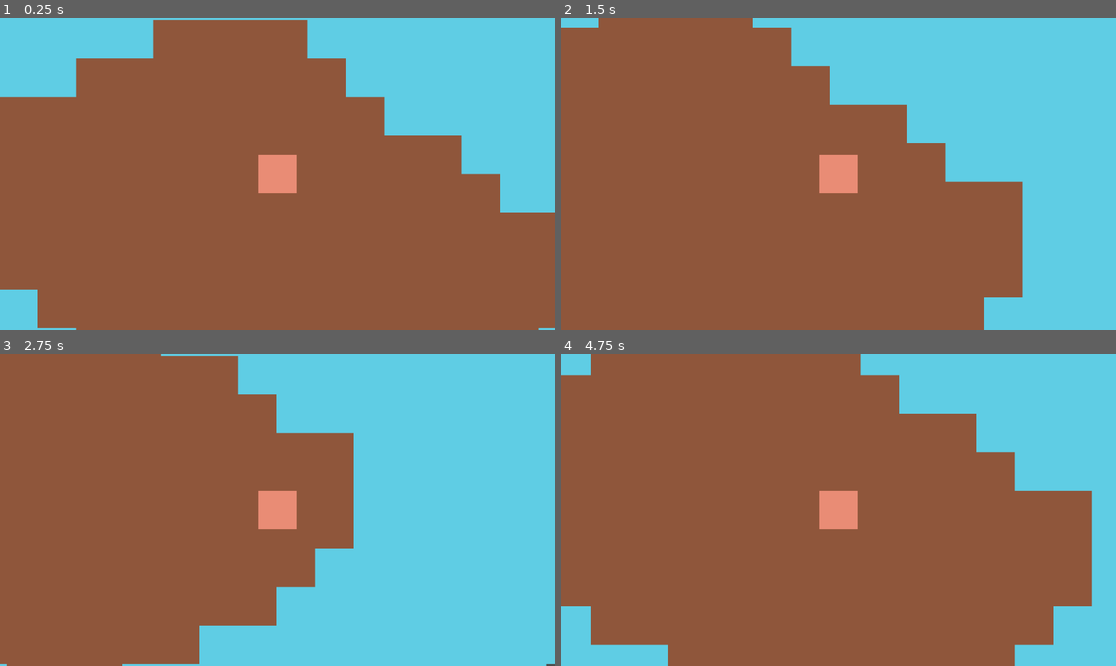
Above: before the commit, frames 1-4 (two rows, left to right).
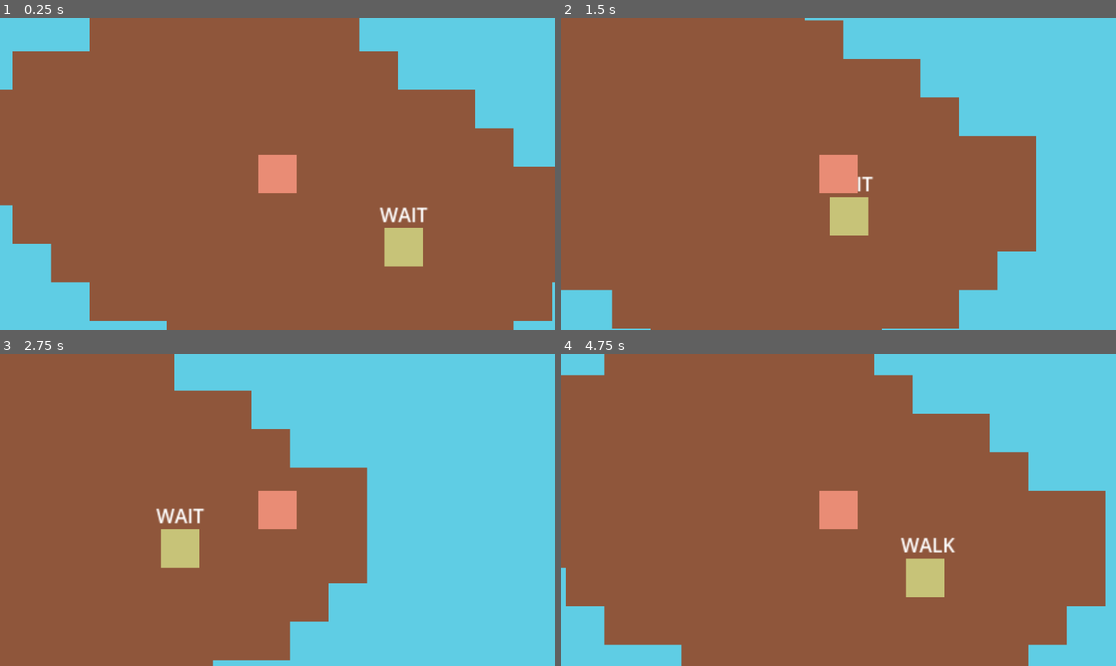
Above: after the commit, the same moments.

Repository: gentifa576/IslandSurvival
Game: Godot game, scene res://game_scene.tscn
The game is run twice, just before and just after one commit, with the same random seed, the same clock (stepped at 60 frames per second) and the same inputs.
Inputs:
- Up to frame 1 (0.25 s): no input
- Up to frame 2 (1.5 s): tap Enter at 0.5 s; hold Right (ui_right) 0.53-1.28 s; tap Space (Interact) at 0.6, 1.35 s; hold Down (ui_down) from 1.28 s (still down)
- Up to frame 3 (2.75 s): release Down (ui_down) at 2.03 s; hold Right (ui_right) from 2.03 s (still down); tap Space (Interact) at 2.1 s
- Up to frame 4 (4.75 s): release Right (ui_right) at 2.78 s; hold Up (ui_up) 2.78-3.53 s; tap Space (Interact) at 2.85, 3.5, 3.6, 4.35 s; hold Left (ui_left) from 3.53 s (still down)

The runs differ from the first frame. In frame 1, 16% of the frame differs, in the area x 0-100%, y 0-100%; in frame 2, 12%; in frame 3, 9.1%; in frame 4, 4.4%.

Commit message:
Add NPC movement

Diff:
--- /dev/null
+++ b/Scenes/Label.gd
@@ -0,0 +1,12 @@
+extends Label
+
+
+# Called when the node enters the scene tree for the first time.
+func _ready():
+	pass # Replace with function body.
+
+
+# Called every frame. 'delta' is the elapsed time since the previous frame.
+func _process(delta):
+	text = BaseState.States.keys()[get_parent().current_state]
+	pass
--- /dev/null
+++ b/Scenes/States/waiting_state.tscn
@@ -0,0 +1,11 @@
+[gd_scene load_steps=2 format=3 uid="uid://4uqt0uve0510"]
+
+[ext_resource type="Script" path="res://Scripts/waiting_state.gd" id="1_a03lk"]
+
+[node name="WaitingState" type="Node2D"]
+script = ExtResource("1_a03lk")
+
+[node name="Timer" type="Timer" parent="."]
+one_shot = true
+
+[connection signal="timeout" from="Timer" to="." method="_on_timer_timeout"]
--- /dev/null
+++ b/Scenes/States/walking_state.tscn
@@ -0,0 +1,7 @@
+[gd_scene load_steps=2 format=3 uid="uid://cb12vcailxu58"]
+
+[ext_resource type="Script" path="res://Scripts/walking_state.gd" id="1_5b7bf"]
+
+[node name="WalkingState" type="Node2D"]
+script = ExtResource("1_5b7bf")
+state = 1
--- /dev/null
+++ b/Scenes/auto_movement_component.tscn
@@ -0,0 +1,6 @@
+[gd_scene load_steps=2 format=3 uid="uid://cnq1ux88qs10x"]
+
+[ext_resource type="Script" path="res://Scripts/auto_movement_component.gd" id="1_84qcd"]
+
+[node name="AutoMovementComponent" type="Node2D"]
+script = ExtResource("1_84qcd")
--- a/Scenes/character.tscn
+++ b/Scenes/character.tscn
@@ -1,6 +1,7 @@
-[gd_scene load_steps=4 format=3 uid="uid://p31u03vhrb68"]
+[gd_scene load_steps=5 format=3 uid="uid://cdvrudju6oo3f"]
 
 [ext_resource type="Script" path="res://Scripts/character.gd" id="1_ifbs8"]
+[ext_resource type="PackedScene" uid="uid://byn5bedg051p" path="res://Scenes/state_manager.tscn" id="2_bdrbm"]
 
 [sub_resource type="StyleBoxEmpty" id="StyleBoxEmpty_l8702"]
 
@@ -8,6 +9,7 @@
 size = Vector2(32, 32)
 
 [node name="Character" type="CharacterBody2D"]
+floor_snap_length = 2.0
 script = ExtResource("1_ifbs8")
 
 [node name="CharacterSprite" type="PanelContainer" parent="."]
@@ -22,10 +24,9 @@
 layout_mode = 2
 color = Color(0.913725, 0.54902, 0.458824, 1)
 
-[node name="Camera2D" type="Camera2D" parent="."]
-zoom = Vector2(2.5, 2.5)
-
 [node name="CollisionShape2D" type="CollisionShape2D" parent="."]
 shape = SubResource("RectangleShape2D_eat3p")
 
 [node name="ComponentContainer" type="Node2D" parent="."]
+
+[node name="StateManager" parent="." instance=ExtResource("2_bdrbm")]
--- /dev/null
+++ b/Scenes/npc.tscn
@@ -0,0 +1,26 @@
+[gd_scene load_steps=6 format=3 uid="uid://ccd3mw18sl3ym"]
+
+[ext_resource type="PackedScene" uid="uid://cdvrudju6oo3f" path="res://Scenes/character.tscn" id="1_foj0a"]
+[ext_resource type="PackedScene" uid="uid://cnq1ux88qs10x" path="res://Scenes/auto_movement_component.tscn" id="2_ovrdj"]
+[ext_resource type="PackedScene" uid="uid://4uqt0uve0510" path="res://Scenes/States/waiting_state.tscn" id="4_o2g0w"]
+[ext_resource type="PackedScene" uid="uid://cb12vcailxu58" path="res://Scenes/States/walking_state.tscn" id="5_2x36h"]
+[ext_resource type="Script" path="res://Scenes/Label.gd" id="5_mukxs"]
+
+[node name="NPC" instance=ExtResource("1_foj0a")]
+
+[node name="ColorRect" parent="CharacterSprite" index="0"]
+color = Color(0.780392, 0.764706, 0.470588, 1)
+
+[node name="AutoMovementComponent" parent="ComponentContainer" index="0" instance=ExtResource("2_ovrdj")]
+
+[node name="WaitingState" parent="StateManager" index="0" instance=ExtResource("4_o2g0w")]
+
+[node name="WalkingState" parent="StateManager" index="1" node_paths=PackedStringArray("movement_component") instance=ExtResource("5_2x36h")]
+movement_component = NodePath("../../ComponentContainer/AutoMovementComponent")
+
+[node name="Label" type="Label" parent="StateManager" index="2"]
+offset_left = -20.0
+offset_top = -39.0
+offset_right = 20.0
+offset_bottom = -16.0
+script = ExtResource("5_mukxs")
--- a/Scenes/player.tscn
+++ b/Scenes/player.tscn
@@ -1,9 +1,12 @@
-[gd_scene load_steps=3 format=3 uid="uid://l5r1wqfn1g55"]
+[gd_scene load_steps=3 format=3 uid="uid://cpldkwuc1mt1a"]
 
-[ext_resource type="PackedScene" uid="uid://p31u03vhrb68" path="res://Scenes/character.tscn" id="1_s4ips"]
+[ext_resource type="PackedScene" uid="uid://cdvrudju6oo3f" path="res://Scenes/character.tscn" id="1_s4ips"]
 [ext_resource type="PackedScene" uid="uid://jds8bu6kwcmg" path="res://Scenes/movement_component.tscn" id="2_t3ryb"]
 
 [node name="Player" instance=ExtResource("1_s4ips")]
 
 [node name="MovementComponent" parent="ComponentContainer" index="0" instance=ExtResource("2_t3ryb")]
 speed = 128
+
+[node name="Camera2D" type="Camera2D" parent="." index="3"]
+zoom = Vector2(2.5, 2.5)
--- /dev/null
+++ b/Scenes/state_manager.tscn
@@ -0,0 +1,6 @@
+[gd_scene load_steps=2 format=3 uid="uid://byn5bedg051p"]
+
+[ext_resource type="Script" path="res://Scripts/StateManager.gd" id="1_2o8k4"]
+
+[node name="StateManager" type="Node2D"]
+script = ExtResource("1_2o8k4")
--- a/Scenes/testing_scene.tscn
+++ b/Scenes/testing_scene.tscn
@@ -1,6 +1,6 @@
 [gd_scene load_steps=3 format=3 uid="uid://brrys8advec5v"]
 
-[ext_resource type="Script" path="res://Scenes/testing_scene.gd" id="1_p6scv"]
+[ext_resource type="Script" path="res://Scripts/testing_scene.gd" id="1_p6scv"]
 [ext_resource type="PackedScene" uid="uid://cg5wndun76j2q" path="res://Scenes/tree.tscn" id="2_63c6o"]
 
 [node name="testing_scene" type="Node2D"]
--- a/Scenes/tree.tscn
+++ b/Scenes/tree.tscn
@@ -1,6 +1,6 @@
 [gd_scene load_steps=4 format=3 uid="uid://cg5wndun76j2q"]
 
-[ext_resource type="Script" path="res://Scenes/Tree.gd" id="1_ydj7c"]
+[ext_resource type="Script" path="res://Scripts/Tree.gd" id="1_ydj7c"]
 [ext_resource type="Texture2D" uid="uid://dgtccsglyl0nc" path="res://icon.svg" id="2_w7lcq"]
 [ext_resource type="PackedScene" uid="uid://covuxq0613x8r" path="res://Scenes/interactable.tscn" id="3_a0wil"]
 
--- /dev/null
+++ b/Scripts/StateManager.gd
@@ -0,0 +1,37 @@
+extends Node2D
+
+@export var current_state: BaseState.States
+var state_dictionary = {}
+
+# Called when the node enters the scene tree for the first time.
+func start():
+	for child in get_children():
+		if child is BaseState:
+			child.transition.connect(transition)
+			state_dictionary[child.state] = child
+
+	if !state_dictionary.has(current_state):
+		return
+
+	state_dictionary[current_state].enter()
+
+
+# Called every frame. 'delta' is the elapsed time since the previous frame.
+func process(delta):
+	if !state_dictionary.has(current_state):
+		return
+	state_dictionary[current_state].process(delta)
+	pass
+
+func physics_process(delta):
+	if !state_dictionary.has(current_state):
+		return
+	state_dictionary[current_state].physics_process(delta)
+	pass
+
+func transition(new_state):
+	if current_state != new_state:
+		state_dictionary[current_state].exit()
+		state_dictionary[new_state].enter()
+		current_state = new_state
+	pass
--- /dev/null
+++ b/Scripts/auto_movement_component.gd
@@ -0,0 +1,29 @@
+extends BaseComponent
+class_name AutoMovementComponent
+
+signal target_reached
+
+@export var speed = 32
+var destination: Vector2
+var is_moving = false
+
+func initialize():
+	destination = target.position
+
+func component_process(delta):
+	pass
+
+func component_physics_process(delta):
+	calculate_movement()
+	if is_moving:
+		target.move_and_slide()
+	pass
+
+func calculate_movement():
+	if target.position.distance_to(destination) < 0.3:
+		target_reached.emit()
+		is_moving = false
+		return
+
+	target.velocity = target.position.direction_to(destination) * speed
+	is_moving = true
--- a/Scripts/base_component.gd
+++ b/Scripts/base_component.gd
@@ -2,6 +2,9 @@
 class_name BaseComponent
 
 @export var target: CollisionObject2D
+
+func initialize():
+	pass
 
 func component_process(delta):
 	pass
--- /dev/null
+++ b/Scripts/base_state.gd
@@ -0,0 +1,19 @@
+extends Node
+class_name BaseState
+enum States {WAIT, WALK}
+
+signal transition(new_state: States)
+
+@export var state: States
+
+func enter():
+	pass
+
+func exit():
+	pass
+
+func process(delta):
+	pass
+
+func physics_process(delta):
+	pass
--- a/Scripts/character.gd
+++ b/Scripts/character.gd
@@ -6,14 +6,19 @@
 	for component in $ComponentContainer.get_children():
 		if component is BaseComponent:
 			component.target = self
+			component.initialize()
 			components.append(component)
+
+	$StateManager.start()
 
 func _process(delta):
 	for component in components:
 		component.component_process(delta)
+	$StateManager.process(delta)
 	pass
 
 func _physics_process(delta):
 	for component in components:
 		component.component_physics_process(delta)
+	$StateManager.physics_process(delta)
 	pass
--- /dev/null
+++ b/Scripts/waiting_state.gd
@@ -0,0 +1,17 @@
+extends BaseState
+
+@onready var timer = $Timer
+
+func enter():
+	var wait_time = randf_range(2.0, 5.0)
+	timer.wait_time = wait_time
+	print("waiting for ", wait_time)
+	timer.start()
+	pass
+
+func exit():
+	timer.stop()
+	pass
+
+func _on_timer_timeout():
+	transition.emit(States.WALK)
--- /dev/null
+++ b/Scripts/walking_state.gd
@@ -0,0 +1,25 @@
+extends BaseState
+
+@export var movement_component: AutoMovementComponent
+
+func enter():
+	movement_component.target_reached.connect(reached)
+	var destination = movement_component.target.position + Vector2(randi_range(-5, 5) * 8, randi_range(-5, 5) * 8)
+	print("moving to ", destination)
+	movement_component.destination = destination
+	pass
+
+func exit():
+	movement_component.target_reached.disconnect(reached)
+	pass
+
+func process(delta):
+	print("until destination ", (movement_component.destination - movement_component.target.position))
+	pass
+
+func physics_process(delta):
+	pass
+
+func reached():
+	transition.emit(States.WAIT)
+	pass
--- a/game_scene.tscn
+++ b/game_scene.tscn
@@ -1,11 +1,16 @@
-[gd_scene load_steps=3 format=3 uid="uid://c05dns70kx3kv"]
+[gd_scene load_steps=4 format=3 uid="uid://c05dns70kx3kv"]
 
 [ext_resource type="PackedScene" uid="uid://cb3y0bw1vq1ct" path="res://Scenes/world.tscn" id="1_esoee"]
-[ext_resource type="PackedScene" uid="uid://l5r1wqfn1g55" path="res://Scenes/player.tscn" id="2_jtc5r"]
+[ext_resource type="PackedScene" uid="uid://cpldkwuc1mt1a" path="res://Scenes/player.tscn" id="2_jtc5r"]
+[ext_resource type="PackedScene" uid="uid://ccd3mw18sl3ym" path="res://Scenes/npc.tscn" id="3_5xqrj"]
 
 [node name="GameScene" type="Node2D"]
 
 [node name="World" parent="." instance=ExtResource("1_esoee")]
 
+[node name="NPC" parent="." instance=ExtResource("3_5xqrj")]
+position = Vector2(709, 355)
+floor_snap_length = 1.0
+
 [node name="Player" parent="." instance=ExtResource("2_jtc5r")]
-position = Vector2(615, 256)
+position = Vector2(604, 294)
--- a/project.godot
+++ b/project.godot
@@ -21,11 +21,6 @@
 
 [input]
 
-Interact={
-"deadzone": 0.5,
-"events": [Object(InputEventKey,"resource_local_to_scene":false,"resource_name":"","device":-1,"window_id":0,"alt_pressed":false,"shift_pressed":false,"ctrl_pressed":false,"meta_pressed":false,"pressed":false,"keycode":0,"physical_keycode":32,"key_label":0,"unicode":32,"echo":false,"script":null)
-]
-}
 ui_left={
 "deadzone": 0.5,
 "events": [Object(InputEventKey,"resource_local_to_scene":false,"resource_name":"","device":0,"window_id":0,"alt_presse …(181 unchanged characters)…
@@ -58,6 +53,11 @@
 , Object(InputEventKey,"resource_local_to_scene":false,"resource_name":"","device":0,"window_id":0,"alt_pressed":false,"shift_pressed":false,"ctrl_pressed":false,"meta_pressed":false,"pressed":false,"keycode":0,"physical_keycode":83,"key_label":0,"unicode":0,"echo":false,"script":null)
 ]
 }
+Interact={
+"deadzone": 0.5,
+"events": [Object(InputEventKey,"resource_local_to_scene":false,"resource_name":"","device":-1,"window_id":0,"alt_pressed":false,"shift_pressed":false,"ctrl_pressed":false,"meta_pressed":false,"pressed":false,"keycode":0,"physical_keycode":32,"key_label":0,"unicode":32,"echo":false,"script":null)
+]
+}
 
 [rendering]
 
Renamed: Scenes/Tree.gd -> Scripts/Tree.gd
Renamed: Scenes/testing_scene.gd -> Scripts/testing_scene.gd
